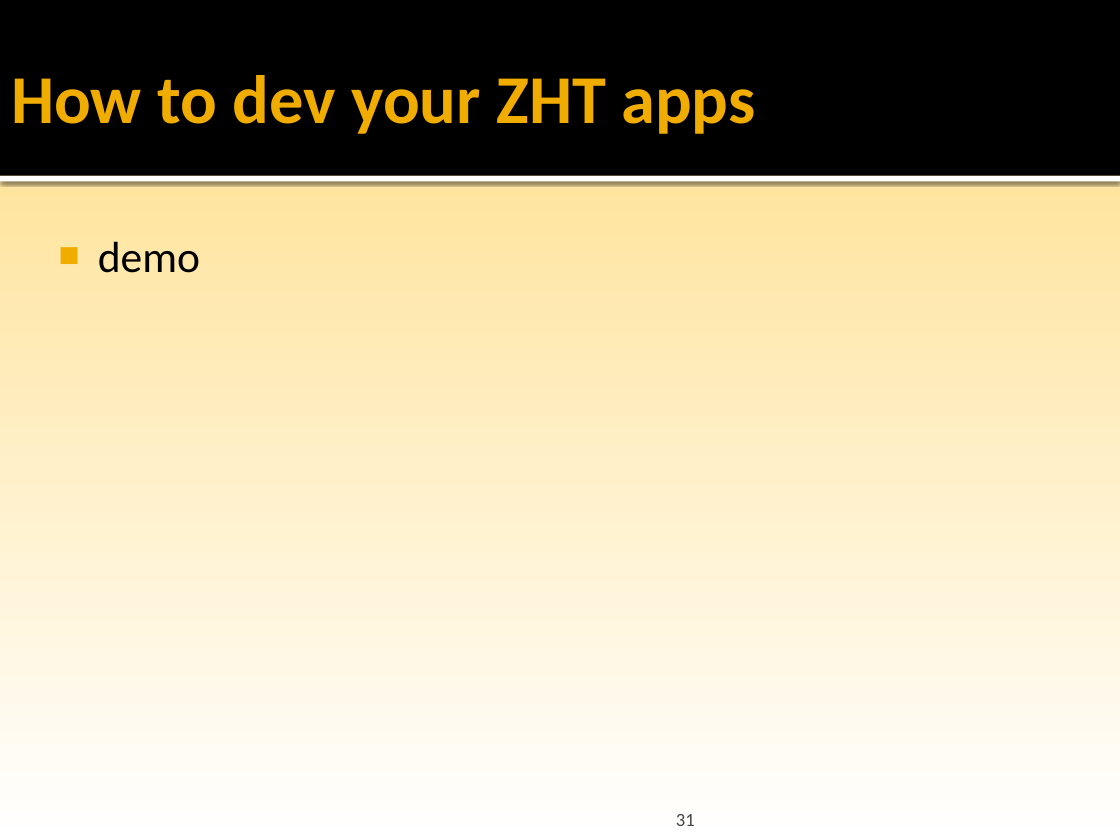
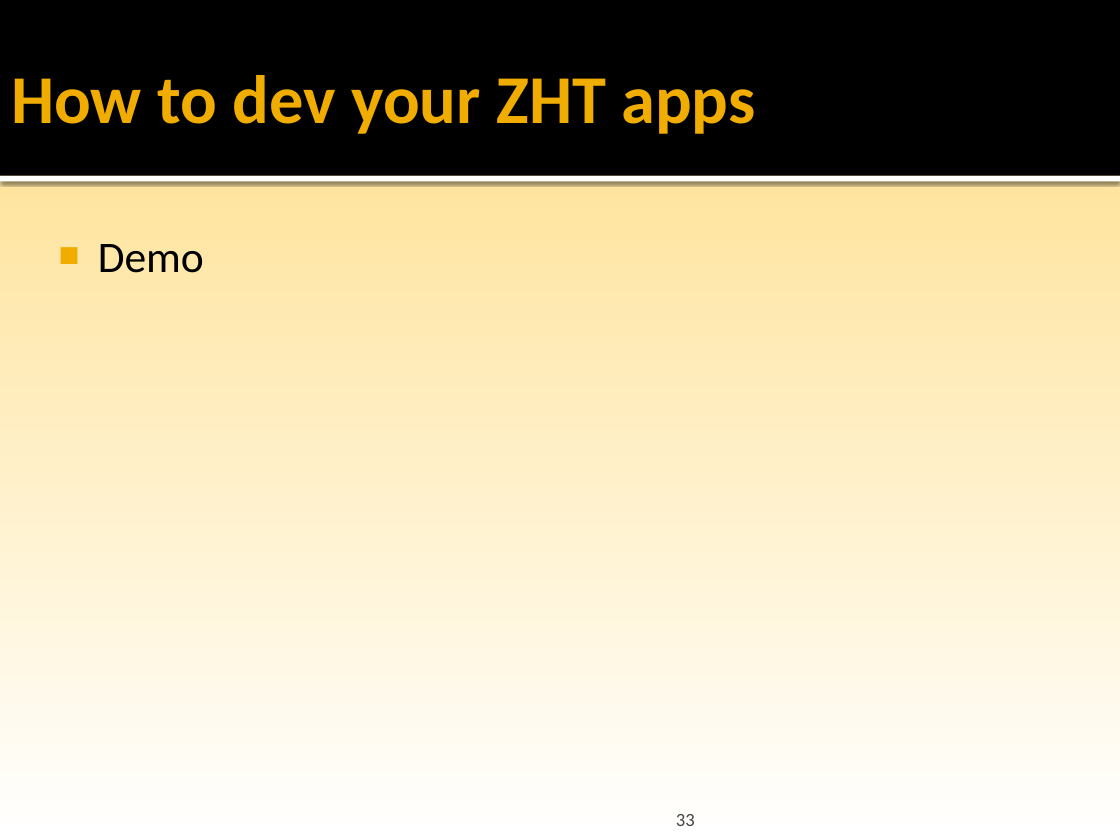
Before and after one commit to datasys/zht, a slide deck: slide 33 of doc/ZHT-dev-tutorial-CS554@cs.iit.pptx (slide 31 before the commit). Drawn at 1120x840 pixels with LibreOffice and Linux fonts; fonts in the diff are those of the drawing; background and template pictures are left out. Boxes give left, top, right and bottom in pixels: in the first picture for what was removed or moved away, otherwise in the second. Text is boxed around its words. In the diff, an @@ line names an element or a change of style, - is before the commit and + after.

```diff
--- a/doc/ZHT-dev-tutorial-CS554@cs.iit.pptx
+++ b/doc/ZHT-dev-tutorial-CS554@cs.iit.pptx
@@ text at box(98, 244, 204, 273): text changed @@
-  ■ demo
+  ■ Demo
@@ page number at box(676, 814, 695, 826): text changed @@
-31
+33
```
Also in this commit, not shown: 3 other slides changed, 2 slides added, 11 other files.
